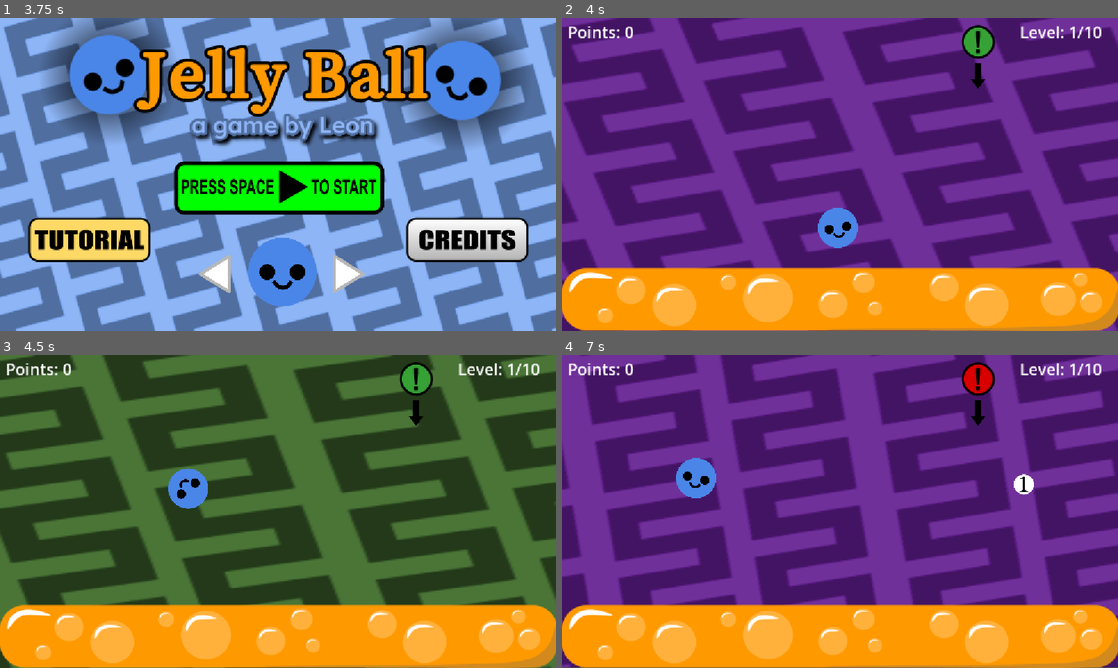
Above: before the commit, frames 1-4 (two rows, left to right).
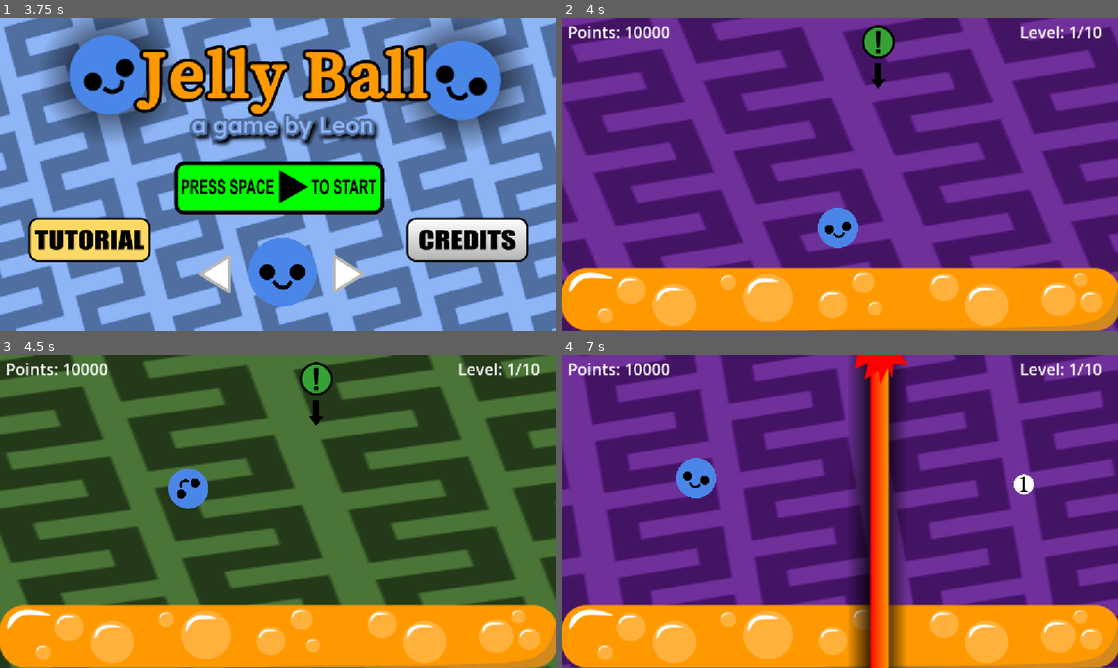
Above: after the commit, the same moments.

Repository: fiercepob/jelly-quest
Game: Godot game, scene res://main.tscn
Two runs of this game, one before a commit and one after it. Both use one fixed random seed, a clock stepped at 60 frames per second and the inputs below.
Inputs (mouse positions are in pixels of both pictures, inside the frame that each line leads up to):
- Up to frame 1 (3.75 s): drag from (333, 252) to (88, 240) at 0.52 s; drag from (227, 252) to (88, 240) at 1.27 s; move the mouse to (333, 105) at 2.02 s; hold D 2.03-2.75 s; hold E 2.03-2.75 s; drag from (250, 237) to (467, 240) at 2.77 s; move the mouse to (444, 221) at 3.52 s; hold A from 3.53 s (still down); hold E from 3.53 s (still down)
- Up to frame 2 (4 s): keep holding A; keep holding E; tap Space at 3.77 s
- Up to frame 3 (4.5 s): release A at 4.25 s; release E at 4.25 s; drag from (111, 464) to (194, 433) at 4.27 s
- Up to frame 4 (7 s): move the mouse to (867, 511) at 5.02 s; hold S 5.03-5.75 s; hold E 5.03-5.75 s; click (867, 511) at 5.17 s; drag from (756, 433) to (840, 642) at 5.77 s; move the mouse to (962, 495) at 6.52 s; hold W from 6.53 s (still down); hold E from 6.53 s (still down); tap Space at 6.77 s

Frame 1 is identical in both runs. In frame 2, 1.4% of the frame differs, in the area x 11-78%, y 2-23%; in frame 3, 1.4%; in frame 4, 9.7%, in the area x 11-78%, y 0-100%.

Commit message:
update to adding waves but its still buggy

Diff:
--- a/game_level.tscn
+++ b/game_level.tscn
@@ -16,7 +16,7 @@
 [ext_resource type="Texture2D" uid="uid://cc1dyjtc5bw3f" path="res://assets/laser (2).png" id="10_ssom1"]
 [ext_resource type="Texture2D" uid="uid://bl80y3unj05ln" path="res://assets/players/godot player5.png" id="11_gyjtv"]
 [ext_resource type="Texture2D" uid="uid://bxi3b80pup065" path="res://assets/godot freezetimer.png" id="16_3ktkq"]
-[ext_resource type="Script" uid="uid://dxero6m2lypla" path="res://freeze_timer.gd" id="17_gyjtv"]
+[ext_resource type="Script" uid="uid://dxero6m2lypla" path="res://scripts/freeze_timer.gd" id="17_gyjtv"]
 
 [sub_resource type="RectangleShape2D" id="RectangleShape2D_emgcl"]
 size = Vector2(1181.5, 136)
--- a/scripts/game_level.gd
+++ b/scripts/game_level.gd
@@ -1,15 +1,24 @@
 extends Node2D
 
 var point_scene = preload("res://point.tscn")
+var waves_scene = preload("res://waves.tscn")
 
-var fourPointChance = 0.25
-var pointType = "1"
+var waveSpawnInterval = 5
 
 func _ready():
+	ready_two()
+	Global.freezeCooldownTimer = 0
+	Global.slamCooldownTimer = 0
 	Global.roundEnd.connect(round_end)
 	while true:
 		await get_tree().create_timer(Global.pointSpawnRate).timeout
 		spawn_point()
+func ready_two():
+	if Global.level == 1:
+		waveSpawnInterval = 23
+	while true:
+		await get_tree().create_timer(waveSpawnInterval).timeout
+		spawn_wave()
 
 func spawn_point():
 	var point = point_scene.instantiate()
@@ -18,6 +27,13 @@
 	else:
 		point.position = Vector2(randi_range(35,1115),randi_range(40,480))
 	add_child(point)
+
+func spawn_wave():
+	var wave = waves_scene.instantiate()
+	var i = $Lasers.get_index()
+	add_child(wave)
+	move_child(wave, i)
+	wave.body_entered.connect($Player._on_waves_body_entered)
 
 func round_end():
 	await get_tree().create_timer(1).timeout
--- a/scripts/global.gd
+++ b/scripts/global.gd
@@ -8,9 +8,9 @@
 var points = 0
 var gameRunning = false
 var canRegen = false
-var verticalLaserChance = 0
 var playerSprite = 0
 var time = 0
+var warningHeatInterval = 0
 
 var pointSpawnRate = 0
 var goldPointChance = 0
@@ -30,12 +30,12 @@
 
 func reload_game():
 	level = 1
-	points = 0
+	points = 10000
 	gameRunning = false
 	canRegen = false
-	verticalLaserChance = 0.8
 	playerSprite = 1
 	time = 0
+	warningHeatInterval = 0.6
 
 	pointSpawnRate = 2
 	goldPointChance = 0
--- a/scripts/lasers.gd
+++ b/scripts/lasers.gd
@@ -3,71 +3,34 @@
 var Interval = 0
 var xPos = 0
 var yPos = 0
-var heatInterval = 1
-var direction = "a"
-var laserLifetime = 0.4
+var laserLifetime = 0.8
 
 func _ready():
-	if Global.level == 1:
-		Global.verticalLaserChance = 1
-	else:
-		Global.verticalLaserChance = 0.6
-
-	while Global.gameRunning:
+	while true:
 		await get_tree().create_timer(Interval).timeout
-		if Global.level == 1 and Global.time > 20:
-			Global.verticalLaserChance = 0
-		var i = randf()
-		if i < Global.verticalLaserChance:
-			xPos = randi_range(100,1090)
-			yPos = 50
-			direction = "top"
-		else:
-			i = randi_range(0,1)
-			if i == 0:
-				xPos = 1100
-				direction = "right"
-			else:
-				xPos = 50
-				direction = "left"
-			yPos = randi_range(100, 475)
+		xPos = randi_range(100,1090)
+		yPos = 50
 
 		rotation = 0.0
 		position = Vector2(xPos, yPos)
 		$warning.modulate = Color(0.25,0.75,0.25,1.0)
 		$warning.visible = true
-		if direction == "top":
-			$arrow.rotation_degrees = 90.0
-			$arrow.position = Vector2(0, 70)
-		elif direction == "left":
-			$arrow.rotation_degrees = 0.0
-			$arrow.position = Vector2(70, 0)
-		else:
-			$arrow.rotation_degrees = 180.0
-			$arrow.position = Vector2(-70, 0)
+		$arrow.rotation_degrees = 90.0
+		$arrow.position = Vector2(0, 70)
 		$arrow.visible = true
-		await get_tree().create_timer(heatInterval).timeout
+		await get_tree().create_timer(Global.warningHeatInterval).timeout
 		$warning.modulate = Color(1.0, 0.76, 0.14, 1.0)
-		await get_tree().create_timer(heatInterval).timeout
+		await get_tree().create_timer(Global.warningHeatInterval).timeout
 		$warning.modulate = Color(1.0, 0.349, 0.0, 1.0)
-		await get_tree().create_timer(heatInterval).timeout
+		await get_tree().create_timer(Global.warningHeatInterval).timeout
 		$warning.modulate = Color(1.0, 0.0, 0.0, 1.0)
-		await get_tree().create_timer(heatInterval).timeout
+		await get_tree().create_timer(Global.warningHeatInterval).timeout
 		$warning.visible = false
 		$arrow.visible = false
 
-		if direction == "top":
-			rotation_degrees = 90.0
-			$laser.flip_h = false
-			position = Vector2(xPos, 576)
-		elif direction == "left":
-			rotation = 0.0
-			$laser.flip_h = false
-			position = Vector2(580, yPos)
-		elif direction == "right":
-			rotation = 0.0
-			$laser.flip_h = true
-			position = Vector2(580, yPos)
+		rotation_degrees = 90.0
+		$laser.flip_h = false
+		position = Vector2(xPos, 576)
 		$laser.visible = true
 		await get_tree().create_timer(laserLifetime).timeout
 		$laser.visible = false
--- a/scripts/player.gd
+++ b/scripts/player.gd
@@ -85,6 +85,14 @@
 			await get_tree().create_timer(0.05).timeout
 			modulate = Color(1,1,1,i)
 			i -= 0.1
+func _on_waves_body_entered(body: Node2D) -> void:
+	set_physics_process(false)
+	Global.roundEnd.emit()
+	var i = 1.0
+	while i >= 0:
+		await get_tree().create_timer(0.05).timeout
+		modulate = Color(1,1,1,i)
+		i -= 0.1
 
 func _process(delta):
 	if Global.playerSprite == 1:
--- /dev/null
+++ b/scripts/waves.gd
@@ -0,0 +1,46 @@
+extends Area2D
+
+var waveSpeed = 5
+
+var i = randf()
+
+func _ready():
+	set_physics_process(false)
+
+	if i < 0.5:
+		$warning.position = Vector2(1108,365)
+	else:
+		$warning.position = Vector2(40,365)
+	$warning.modulate = Color(0.25,0.75,0.25,1.0)
+	$warning.visible = true
+	await get_tree().create_timer(Global.warningHeatInterval).timeout
+	$warning.modulate = Color(1.0, 0.76, 0.14, 1.0)
+	await get_tree().create_timer(Global.warningHeatInterval).timeout
+	$warning.modulate = Color(1.0, 0.349, 0.0, 1.0)
+	await get_tree().create_timer(Global.warningHeatInterval).timeout
+	$warning.modulate = Color(1.0, 0.0, 0.0, 1.0)
+	await get_tree().create_timer(Global.warningHeatInterval).timeout
+	$warning.visible = false
+
+	set_physics_process(true)
+
+	if i < 0.5:
+		position = Vector2(1300,393)
+		$wave.flip_h = false
+		$CollisionShape2D.position.x = -30
+	else:
+		position = Vector2(-137,393)
+		$wave.flip_h = true
+		$CollisionShape2D.position.x = 30
+
+func _physics_process(delta):
+	if i < 0.5:
+		if position.x > -137:
+			position.x -= waveSpeed
+		else:
+			queue_free()
+	else:
+		if position.x < 1300:
+			position.x += waveSpeed
+		else:
+			queue_free()
--- /dev/null
+++ b/waves.tscn
@@ -0,0 +1,25 @@
+[gd_scene format=3 uid="uid://bwr64qki3ndya"]
+
+[ext_resource type="Texture2D" uid="uid://cho7l0pejti0f" path="res://assets/godot WAVE.png" id="1_015if"]
+[ext_resource type="Script" uid="uid://d4gcamg26yegn" path="res://scripts/waves.gd" id="1_uaif6"]
+[ext_resource type="Texture2D" uid="uid://ddyxa137i338d" path="res://assets/godot wave warning.png" id="3_c2vev"]
+
+[sub_resource type="CapsuleShape2D" id="CapsuleShape2D_uaif6"]
+radius = 66.0
+height = 238.0
+
+[node name="Waves" type="Area2D" unique_id=1774164600]
+script = ExtResource("1_uaif6")
+
+[node name="CollisionShape2D" type="CollisionShape2D" parent="." unique_id=1456658804]
+position = Vector2(-30, 9)
+shape = SubResource("CapsuleShape2D_uaif6")
+
+[node name="wave" type="Sprite2D" parent="." unique_id=1194132946]
+scale = Vector2(0.77777797, 0.7777779)
+texture = ExtResource("1_015if")
+
+[node name="warning" type="Sprite2D" parent="." unique_id=1368549408]
+position = Vector2(49, 365)
+scale = Vector2(0.541918, 0.5419179)
+texture = ExtResource("3_c2vev")
Binary file added: assets/godot WAVE.png
Not shown, added: assets/godot WAVE.png.import
Binary file added: assets/godot wave warning.png
Not shown, added: assets/godot wave warning.png.import
Renamed: freeze_timer.gd -> scripts/freeze_timer.gd
Renamed: freeze_timer.gd.uid -> scripts/freeze_timer.gd.uid
Not shown, added: scripts/waves.gd.uid
